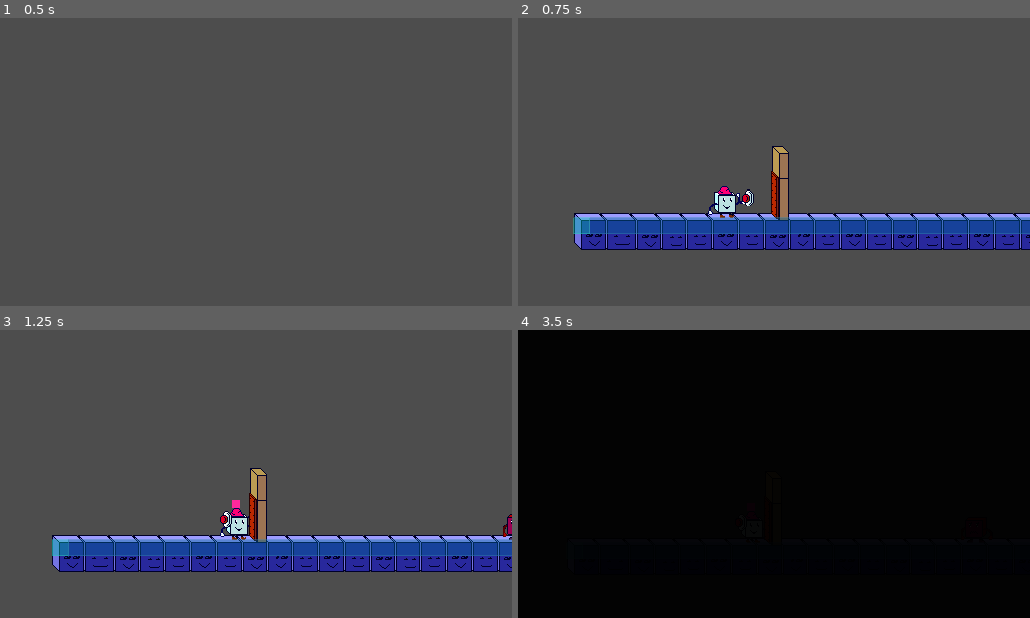
Above: before the commit, frames 1-4 (two rows, left to right).
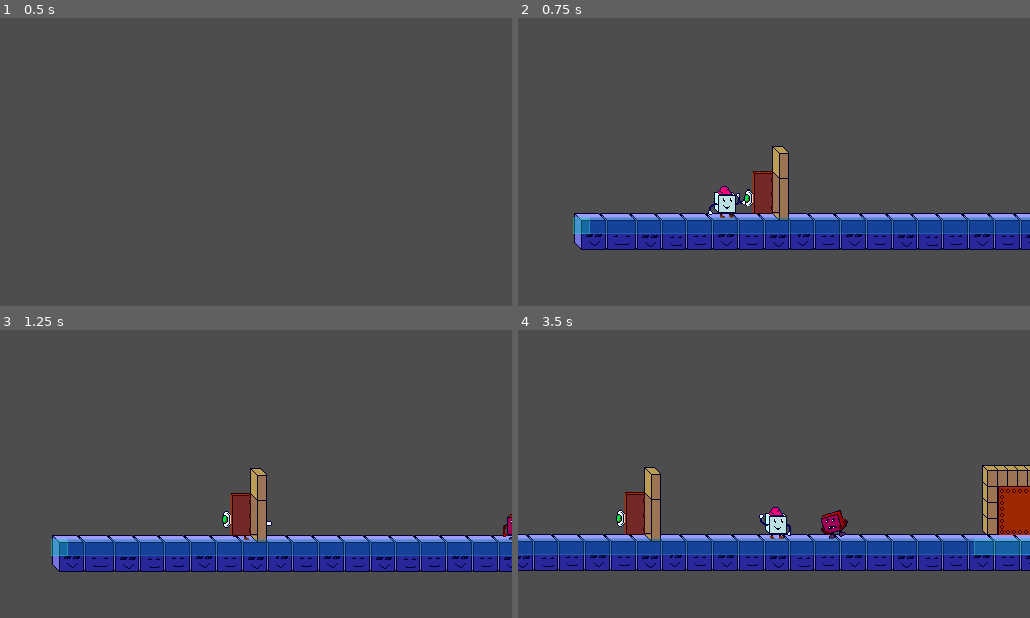
Above: after the commit, the same moments.

Repository: Doomn00b/Kewb
Game: Godot game, scene res://GUI/SplashScreenManager.tscn
The game is run twice, just before and just after one commit, with the same random seed, the same clock (stepped at 60 frames per second) and the same inputs.
Inputs:
- Up to frame 1 (0.5 s): no input
- Up to frame 2 (0.75 s): tap Enter (ui_accept) at 0.5 s; hold Right (move_forward) from 0.53 s (still down); tap Z (attack) at 0.6 s
- Up to frame 3 (1.25 s): keep holding Right (move_forward); tap Space (jump) at 0.77 s
- Up to frame 4 (3.5 s): tap X (charge) at 1.35, 2.85 s; tap Space (jump) at 1.52, 3.02 s; release Right (move_forward) at 2.03 s; hold Left (move_back) 2.03-2.78 s; tap Z (attack) at 2.1 s; hold Right (move_forward) from 2.78 s (still down)

Frame 1 is identical in both runs. In frame 2, 0.8% of the frame differs, in the area x 43-51%, y 53-70%; in frame 3, 0.9%; in frame 4, 100%, in the area x 0-100%, y 0-100%.

Commit message:
CODE: With help from Tom I fixed the vert-door and button - it now opens correctly. ART: Started setting up concepts for the health-hud.

Diff:
--- a/characters/Player/fist.tscn
+++ b/characters/Player/fist.tscn
@@ -7,7 +7,9 @@
 size = Vector2(9, 6)
 
 [node name="Fist" type="Area2D" unique_id=319108046 groups=["playerDmgGroup"]]
-collision_layer = 0
+z_as_relative = false
+y_sort_enabled = true
+collision_layer = 8
 collision_mask = 18
 script = ExtResource("1_1mvdj")
 
@@ -15,6 +17,7 @@
 texture = ExtResource("1_xnp1h")
 
 [node name="FistDMGzone" type="CollisionShape2D" parent="." unique_id=169405028 groups=["playerDmgGroup"]]
+z_as_relative = false
 position = Vector2(0.5, 0)
 shape = SubResource("RectangleShape2D_xnp1h")
 
--- a/interactables/Buttons/Buttons.gd
+++ b/interactables/Buttons/Buttons.gd
@@ -6,7 +6,6 @@
 signal button_activated
 
 const DOOR_BUTTON_AUDIO = preload("res://interactables/Buttons/block_hit.ogg")
-#@onready var butt_sprite: Sprite2D = %VertButtSprite
 @onready var butt_anim: AnimationPlayer = %BAnimPlayer
 @onready var butt_area: Area2D = %ButtonArea2D
 var is_open : bool = false
@@ -18,11 +17,11 @@
 	if SaveManager.instance.save_game != null : #If there's a save,then...
 		is_open = true
 		set_open() # run set to open function, if there's save-data.
-	else:
-		#connect to signals
-		butt_area.body_entered.connect(_on_player_entered) #Used for tool-tip
-		butt_area.body_exited.connect(_on_player_exited) #Used for turning off tool-tip.
-		butt_area.area_entered.connect(_on_player_punched)
+
+	#connect to signals
+	butt_area.body_entered.connect(_on_player_entered) #Used for tool-tip
+	butt_area.body_exited.connect(_on_player_exited) #Used for turning off tool-tip.
+	butt_area.area_entered.connect(_on_player_punched)
 
 
 func _on_player_entered(_node: Node2D) -> void: #When the player walks next to the buttons collider.
@@ -31,19 +30,15 @@
 
 func _on_player_exited(_node: Node2D) -> void: #Maybe ON-FIST-EXITED?
 	MessageBus.instance.input_hint_changed.emit(GameEnums.HintMsg.NOTHING) #When the player exits, the hint-message NOTHING makes the pop-up invisible.
-	#if MessageBus.instance.player_interacted.is_connected(_on_player_interacted):
-		#MessageBus.instance.player_interacted.disconnect(_on_player_interacted) #Do I need to move this?
-	#else:
-		#pass
 	print_debug("Player EXITED Button-range.")
 
 func _on_player_punched(area: Area2D) -> void: #This is what happens if you punch the button.
 	if area == get_tree().get_first_node_in_group("playerDmgGroup"): #If the area that enters is the FIST
 		print_debug("Player punched button.")
-		MessageBus.instance.player_interacted.connect(_on_player_interacted) #After punching we send a signal that we have interacted.
-		MessageBus.instance.player_interacted.emit()
+		MessageBus.instance.player_interacted.emit() #After punching we send a signal that we have interacted.
+		_on_player_interacted()
 
-func _on_player_interacted(_player : Player) -> void:
+func _on_player_interacted() -> void:
 	print_debug("Player Interacted.")
 	#if SaveManager.instance.save_game != null : #Check our persistent data if the player has already interacted/opened the door.
 	#Add audio playback
--- a/interactables/Buttons/VertButton.tscn
+++ b/interactables/Buttons/VertButton.tscn
@@ -126,11 +126,13 @@
 height = 10.0
 
 [node name="VertButton" type="Node2D" unique_id=1519454596]
-z_index = 1
+z_as_relative = false
+y_sort_enabled = true
 script = ExtResource("1_f7n2h")
 
 [node name="VertButtSprite" type="Sprite2D" parent="." unique_id=1594769823]
 unique_name_in_owner = true
+y_sort_enabled = true
 texture = ExtResource("1_ecsuh")
 hframes = 3
 
@@ -140,11 +142,12 @@
 
 [node name="ButtonArea2D" type="Area2D" parent="." unique_id=108171431]
 unique_name_in_owner = true
-z_index = 1
+z_as_relative = false
 collision_mask = 12
 monitorable = false
 
 [node name="ButtonCShape2D" type="CollisionShape2D" parent="ButtonArea2D" unique_id=1901998722]
+z_as_relative = false
 position = Vector2(-2, 0)
 shape = SubResource("CapsuleShape2D_ecsuh")
 debug_color = Color(0.9395177, 0.13239226, 0.5229541, 0.41960785)
Binary file added: GUI/hud_test.aseprite
